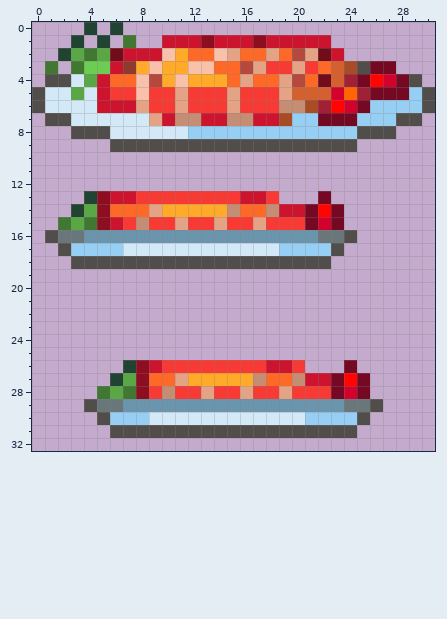
Pixel-art sprite, stored at Sources/Modules/FoodModule/Items/ModFood/SalmonInPepper.png. The picture above is the old version.
The file is 62x66 pixels, drawn in blocks of 2x2; one block is one cell here.
Now the later version:
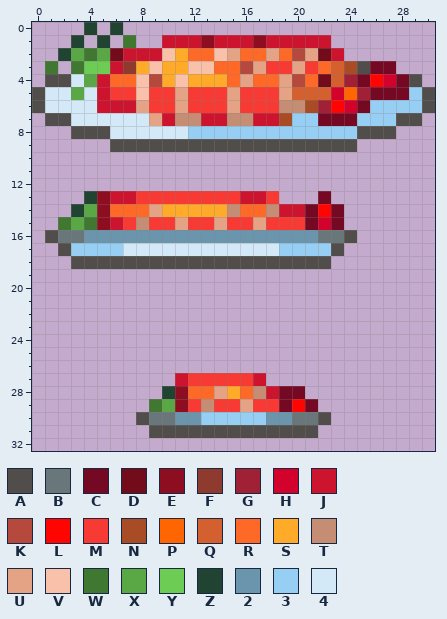
Palette (. is transparent): A #514d4a  B #6a777a  C #750823  D #720b1a  E #8e0e21  F #8e3a2f  G #a02035  H #d3022c  J #cc142f  K #b5493d  L #ff0400  M #f73a33  N #a84c25  P #ff6500  Q #d3602e  R #ff6928  S #ffaa28  T #c68d75  U #e5a385  V #f9c1a9  W #407731  X #5aa845  Y #6dcc53  Z #214432  2 #6b94ad  3 #97cff4  4 #d4e9f7
Diff:
{"y":26,"x":7,"old":"ZEJMMMMMMMMJJM","new":".............."}
{"y":26,"x":24,"old":"C","new":"."}
{"y":27,"x":6,"old":"ZXERRUSSSSSTRRTJJCLC","new":".....JMMMMMJ........"}
{"y":28,"x":5,"old":"WXWEMTMMUMMUMMUMMMCHC","new":".....ZERRUSRTJCC....."}
{"y":29,"x":4,"old":"ABB22222222222222222BBA","new":".....WXEMTMMUMMCLC....."}
{"y":30,"x":5,"old":"A3334444444444443333A","new":"...ABB223333322BBA..."}
{"y":31,"x":6,"old":"AAA","new":"..."}
{"y":31,"x":22,"old":"AAA","new":"..."}
{"label":"changed","picture_box":[84,360,383,438]}
